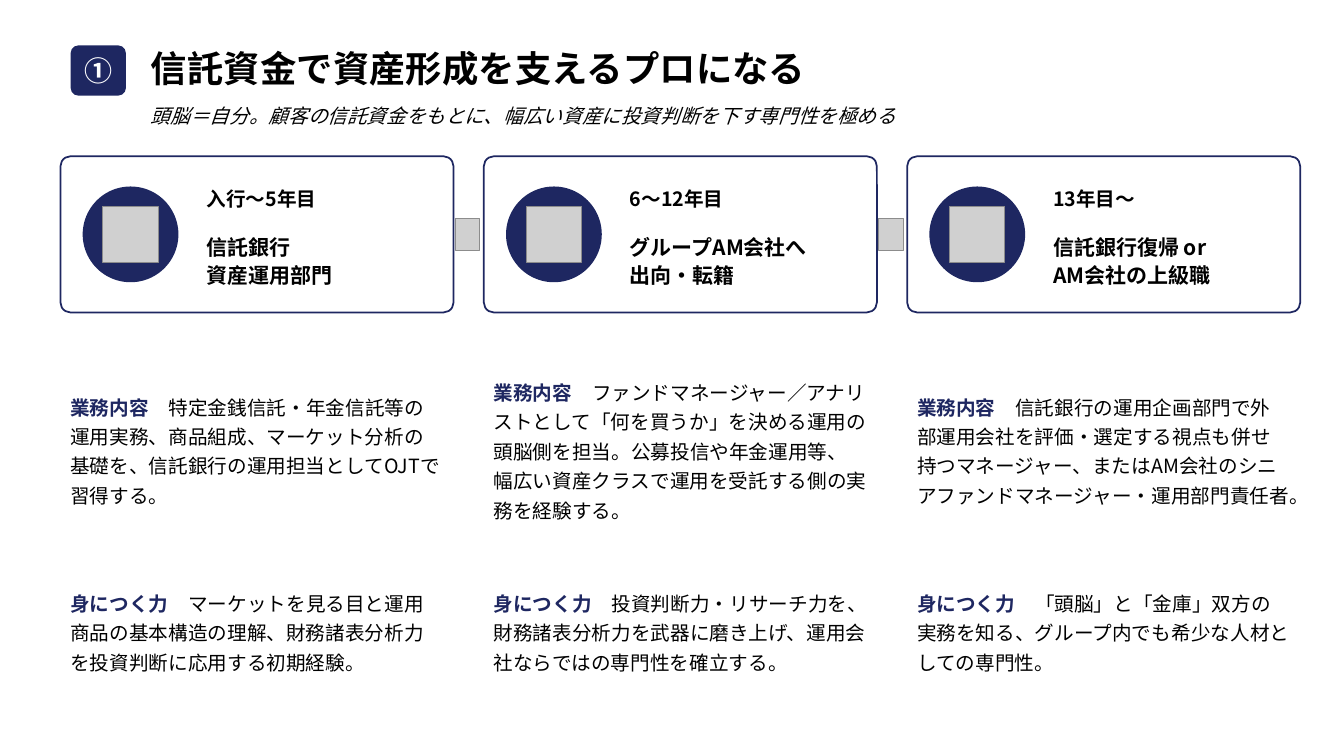
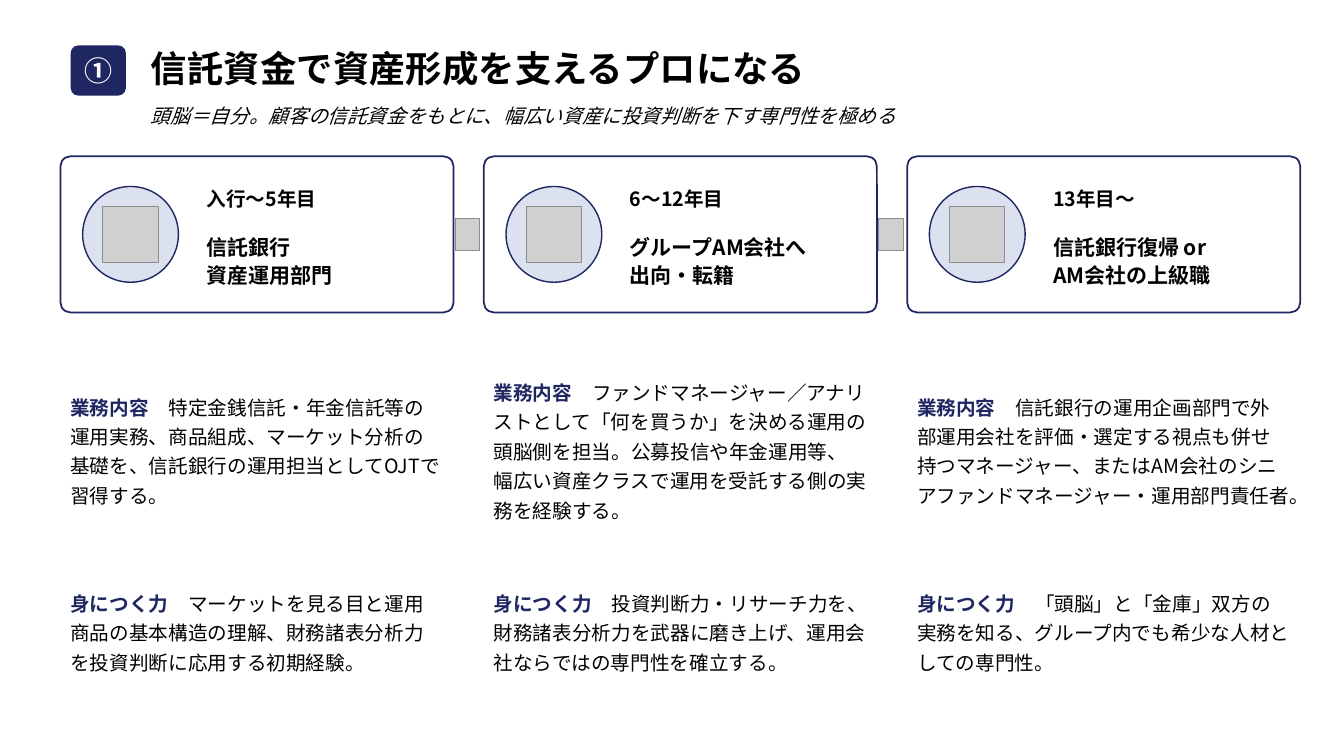
Before and after one commit to nasukazunori/NasuVault2, a slide deck: slide 5 of 信吾/銀行研究/添付ファイル/信託銀行キャリア形成モデル.pptx. Drawn at 1344x756 pixels with LibreOffice and Linux fonts; fonts in the diff are those of the drawing; grey boxes stand for pictures. Boxes give left, top, right and bottom in pixels: in the first picture for what was removed or moved away, otherwise in the second. Text is boxed around its words. In the diff, an @@ line names an element or a change of style, - is before the commit and + after.

```diff
--- a/信吾/銀行研究/添付ファイル/信託銀行キャリア形成モデル.pptx
+++ b/信吾/銀行研究/添付ファイル/信託銀行キャリア形成モデル.pptx
@@ fill #1E2761 to #DCE1F0; outline none to #1E2761 1 pt in 3 elements at [83,187,178,282], [506,187,602,282], [930,187,1025,282] @@
```
Also in this commit, not shown: 4 other slides changed, 1 other file.
